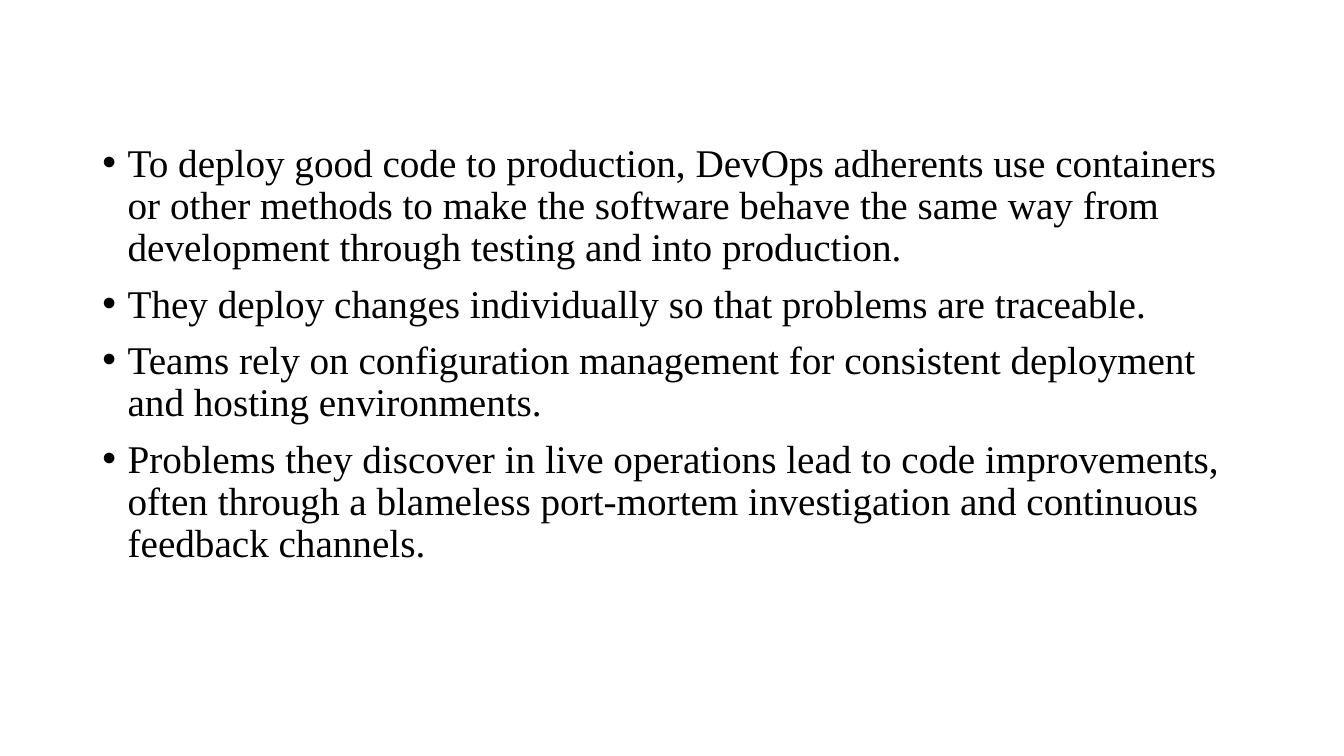
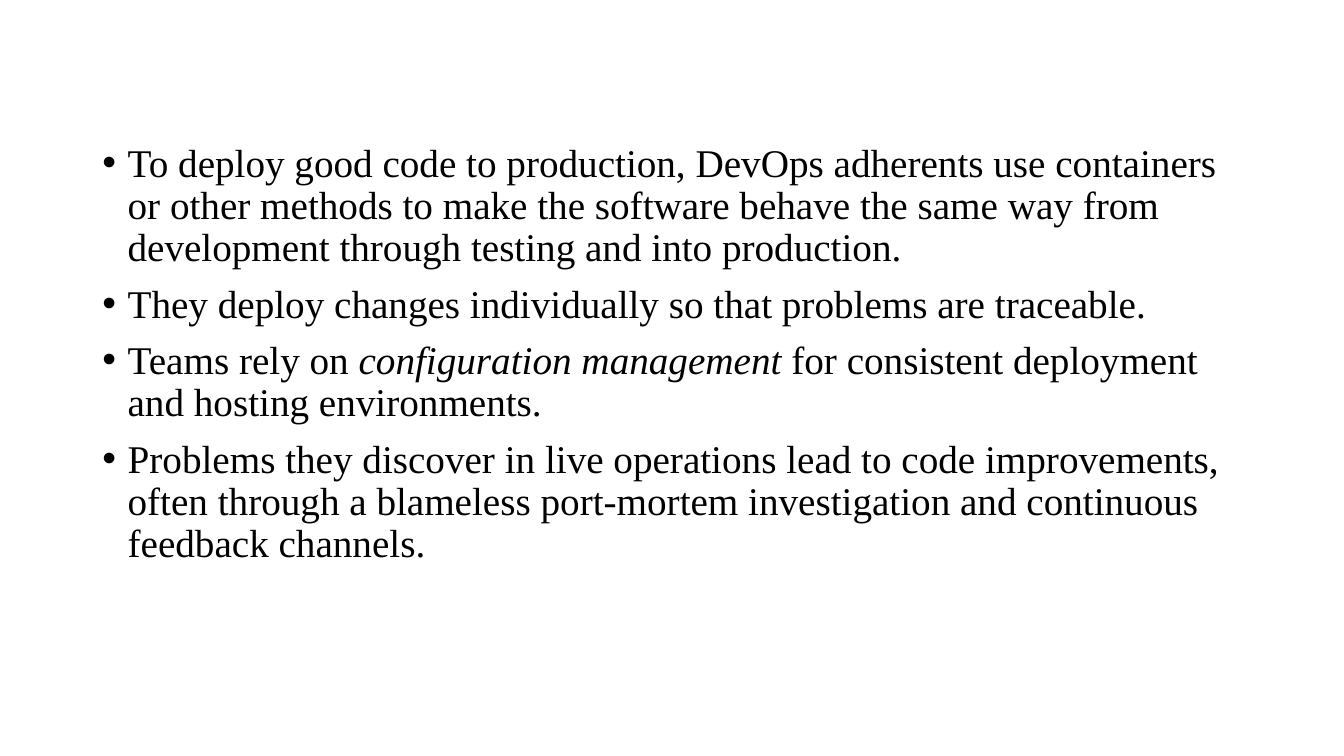
Before and after one commit to TechieeRishi/SEISAII-DevOps, a slide deck: slide 7 of Software Engineering ISA II DevOps - S19-412^0S19-205.pptx. Drawn at 1344x756 pixels with LibreOffice and Linux fonts; fonts in the diff are those of the drawing. Boxes give left, top, right and bottom in pixels: in the first picture for what was removed or moved away, otherwise in the second. Text is boxed around its words. In the diff, an @@ line names an element or a change of style, - is before the commit and + after.

```diff
--- a/Software Engineering ISA II DevOps - S19-412^0S19-205.pptx
+++ b/Software Engineering ISA II DevOps - S19-412^0S19-205.pptx
@@ text at (128,346,1198,424): italic on in "configuration management" @@
```
Also in this commit, not shown: 1 other slide changed.
